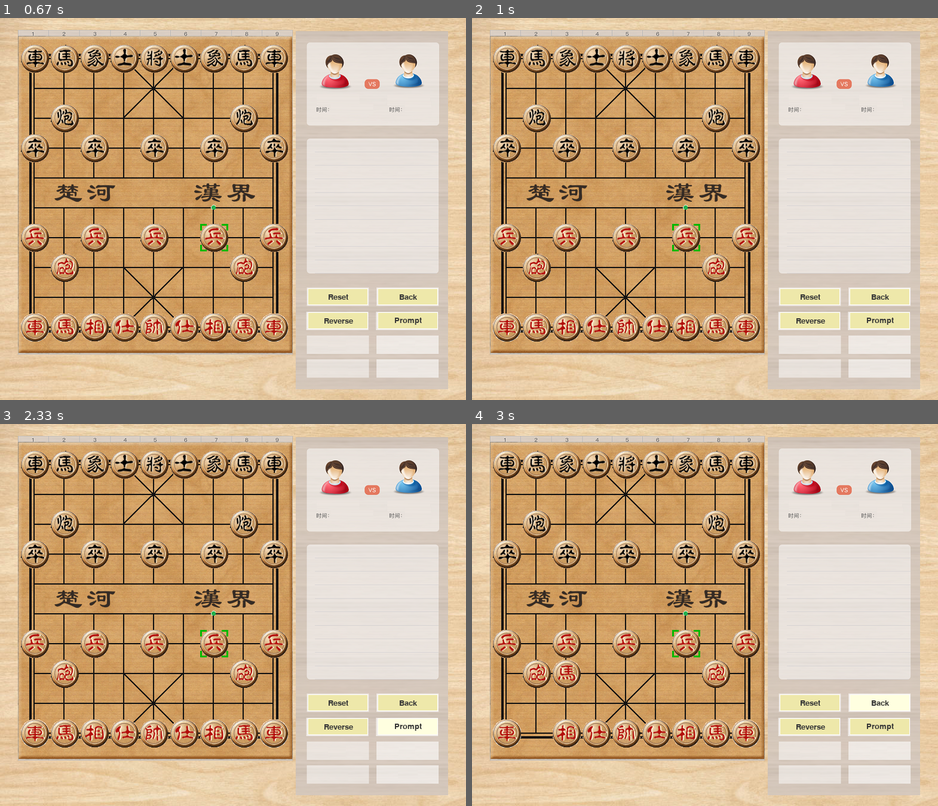
Above: before the commit, frames 1-4 (two rows, left to right).
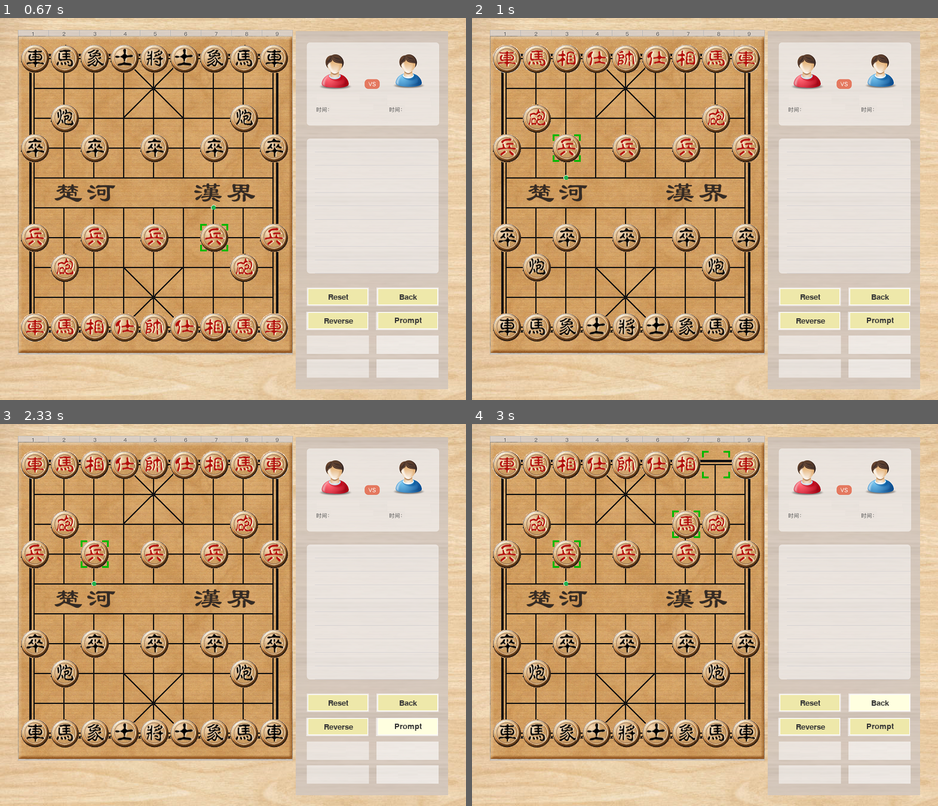
Above: after the commit, the same moments.

Repository: hbuxiaofei/pygame-chess
Game: pygame game, started from new/main.py
The game is run twice, just before and just after one commit, with the same random seed, the same clock (stepped at 60 frames per second) and the same inputs.
Inputs (mouse positions are in pixels of both pictures, inside the frame that each line leads up to):
- Up to frame 1 (0.67 s): click (214, 228) at 0.38 s
- Up to frame 2 (1 s): click "Reverse" at 0.82 s
- Up to frame 3 (2.33 s): move the mouse to (219, 595) at 1.1 s; click (219, 595) at 1.33 s; click "Prompt" at 2.02 s
- Up to frame 4 (3 s): press the mouse at (877, 702) at 2.5 s; move the mouse to (728, 687) at 2.6 s; release the mouse at (574, 676) at 2.73 s

Frame 1 is identical in both runs. In frame 2, 5.8% of the frame differs, in the area x 4-62%, y 7-85%; in frame 3, 5.8%; in frame 4, 6.8%.

Commit message:
support reset reverse back and prompt button
Signed-off-by: lilei <hbu_lilei@163.com>

Diff:
--- a/new/chess/chess.py
+++ b/new/chess/chess.py
@@ -17,18 +17,6 @@
                 self.piece[pc] = i
 
         self.bd.side = get_side_by_fen(fen)
-
-    def get_2d_board(self):
-        rows = 10
-        cols= 9
-        array_2d = [[0] * cols for i in range(rows)]
-        for index in range(16, len(self.piece)):
-            k = self.piece[index]
-            if k:
-                i = k // 16
-                j = k % 16
-                array_2d[i-3][j-3] = index
-        return array_2d
 
     def is_match_side_pc(self, side, pc):
         sidetag = 16 + side * 16
@@ -127,9 +115,10 @@
     def unmake_move(self):
         piece = self.piece
         board = self.bd.board
+        if len(self.movestack) <= 0:
+            return
 
         self.bd.change_side()
-
         p = self.movestack.pop()
         from_pos = p.from_pos
         dest_pos = p.to_pos
@@ -314,12 +303,12 @@
         board = self.bd.board
         side = self.bd.side
 
+        mv_array = []
         sidetag = 16 + 16 * side
         p = piece[sidetag] # 将的位置
         if (not p):
-            return 0
-
-        mv_array = []
+            return mv_array
+
         # 将的走法
         for k in range(4):       # 4个方向
             n = p + KingDir[k]   # n为新的可能走到的位置
@@ -467,4 +456,3 @@
         print(all_move_array[i].from_pos, all_move_array[i].to_pos, end='')
         print("(%d, %d)" %(chs.bd.board[all_move_array[i].from_pos], chs.bd.board[all_move_array[i].to_pos]))
     chs.output_piece()
-    chs.get_2d_board()
--- a/new/chess/chessboard.py
+++ b/new/chess/chessboard.py
@@ -354,8 +354,8 @@
         fen_list[index] = 'w'
     else:
         fen_list[index] = 'b'
-
-    return ("".join(fen_list))
+    fen_string = ("".join(fen_list))
+    return fen_string.strip()
 
 
 def output_board_array(bd_array):
--- a/new/widget/button.py
+++ b/new/widget/button.py
@@ -20,18 +20,21 @@
 
 def _cb_reverse_board(args=None):
     if args != None and "window" in args:
-        print("cb_reverse_board button")
+        window = args["window"]
+        window.reverse_board()
 
 
 def _cb_reset_board(args=None):
     if args != None and "window" in args:
-        print("cb_reset_board button")
+        window = args["window"]
+        window.reset()
 
 
 def _cb_back_board(args=None):
     if args != None and "window" in args:
-        print("cb_back_board button")
-
+        window = args["window"]
+        chess = window.get_chess()
+        chess.unmake_move()
 
 def _cb_board_prompt(args=None):
     if args != None and "window" in args and "engine" in args:
@@ -42,11 +45,11 @@
         chess = window.get_chess()
         cur_fen = get_fen_by_array(chess.get_board(), chess.get_side())
 
-        print(cur_fen)
-
-        (from_pos, to_pos) = engine.put("position fen " + cur_fen + " - - 0 1")
-
-        print(((from_pos//16)-3, (from_pos%16)-3), ((to_pos//16)-3, (to_pos%16)-3))
+        len_movestack = len(chess.movestack)
+        round_num = len_movestack // 2 + 1
+        fen = "position fen " + cur_fen + " - - 0 " + str(round_num)
+        print(fen)
+        (from_pos, to_pos) = engine.put(fen)
         m = ChessboardMove()
         m.from_pos = from_pos
         m.to_pos = to_pos
--- a/new/widget/window.py
+++ b/new/widget/window.py
@@ -29,9 +29,9 @@
 BOARD_TOP = 15 + BOARD_ROW
 
 # 棋盘最大行
-BOARD_MAX_ROW = 9
+BOARD_MAX_ROW = 10
 # 棋盘最大列
-BOARD_MAX_COL = 8
+BOARD_MAX_COL = 9
 # 棋盘格子间隔
 BOARD_GAP = 50
 
@@ -65,23 +65,87 @@
         self.choose_can_move_pos = []
 
         # 象棋
+        self._chs = None
+
+        # 棋盘是否反转
+        self._is_reverse = 0
+
+        self.reset()
+
+    def reset(self):
+        # 选中棋子位置
+        self.choose_pos = None
+
+        # 可以移动的位置
+        self.choose_can_move_pos = []
+
+        # 象棋
         fen = "rnbakabnr/9/1c5c1/p1p1p1p1p/9/9/P1P1P1P1P/1C5C1/9/RNBAKABNR w - - 0 1"
         self._chs = Chess(fen)
 
     def get_chess(self):
         return self._chs
 
+    def convert_pos_2d(self, pos):
+        row = pos//16 - 3
+        col = pos%16 - 3
+        if (self._is_reverse):
+            row = BOARD_MAX_ROW - row -1
+            col = BOARD_MAX_COL - col -1
+        return (row, col)
+
+    def convert_2d_pos(self, d2):
+        (row, col) = d2
+        if (self._is_reverse):
+            row = BOARD_MAX_ROW - row - 1
+            col = BOARD_MAX_COL - col - 1
+        pos = (row+3)*16 + (col+3)
+        return pos
+
+    def reverse_board(self):
+        self._is_reverse = 1 - self._is_reverse
+
+        # 选中棋子位置反转
+        if self.choose_pos != None:
+            row = BOARD_MAX_ROW - self.choose_pos[0] - 1
+            col = BOARD_MAX_COL - self.choose_pos[1] - 1
+            self.choose_pos = (row, col)
+
+        # 可以移动的位置反转
+        if self.choose_can_move_pos != None:
+            pos_list = []
+            for pos in self.choose_can_move_pos:
+                row = BOARD_MAX_ROW - pos[0] - 1
+                col = BOARD_MAX_COL - pos[1] - 1
+                pos_list.append((row, col))
+            self.choose_can_move_pos = pos_list
+
+    def get_2d_board(self):
+        array_2d = [[0] * (BOARD_MAX_COL) for i in range(BOARD_MAX_ROW)]
+        for index in range(16, len(self._chs.piece)):
+            k = self._chs.piece[index]
+            if k:
+                i = k // 16 - 3
+                j = k % 16 - 3
+                if (self._is_reverse):
+                    i = BOARD_MAX_ROW - i - 1
+                    j = BOARD_MAX_COL - j - 1
+                array_2d[i][j] = index
+        return array_2d
+
     def _refresh_chessman(self):
         ''' 刷新所有棋子 '''
 
-        board_2d = self._chs.get_2d_board()
+        board_2d = self.get_2d_board()
         for i in range(len(board_2d)):
             for j in range(len(board_2d[i])):
                 pc = board_2d[i][j]
                 pc_char = int2fen_char(pc)
                 if isinstance(pc_char, str):
-                    left = j * BOARD_GAP + BOARD_LEFT
-                    top = i * BOARD_GAP + BOARD_TOP
+                    row = i
+                    col = j
+                    left = col * BOARD_GAP + BOARD_LEFT
+                    top = row * BOARD_GAP + BOARD_TOP
                     if pc_char.isupper():
                         pc_char = "w_" + pc_char
                     else:
@@ -89,6 +153,21 @@
                     # 显示每个棋子图片
                     self.window.blit(self._chessman_img[pc_char], (left, top))
 
+    def _refresh_last_move(self):
+        if len(self._chs.movestack) > 0:
+            stack_head = self._chs.movestack[-1]
+            last_move = []
+
+            (pos_row, pos_col) = self.convert_pos_2d(stack_head.from_pos)
+            last_move.append((pos_row, pos_col))
+            (pos_row, pos_col) = self.convert_pos_2d(stack_head.to_pos)
+            last_move.append((pos_row, pos_col))
+
+            for pos in last_move:
+                left = pos[1] * BOARD_GAP + BOARD_LEFT
+                top = pos[0] * BOARD_GAP + BOARD_TOP
+                self.window.blit(self._mark_img, (left, top))
+
     def redraw_borad(self):
         ''' 根据每个单元格对应的棋子重绘棋盘 '''
 
@@ -98,45 +177,52 @@
         # 显示所有棋子
         self._refresh_chessman()
 
+        # 显示上一步走法
+        self._refresh_last_move()
+
         # 标记选中的棋子
         if self.choose_pos != None:
-            left = self.choose_pos[1] * BOARD_GAP + BOARD_LEFT
-            top = self.choose_pos[0] * BOARD_GAP + BOARD_TOP
+            row = self.choose_pos[0]
+            col = self.choose_pos[1]
+            left = col * BOARD_GAP + BOARD_LEFT
+            top = row * BOARD_GAP + BOARD_TOP
             self.window.blit(self._mark_img, (left, top))
 
         # 可走的位置
         if self.choose_can_move_pos != None:
             for pos in self.choose_can_move_pos:
-                left = pos[1] * BOARD_GAP + BOARD_LEFT
-                top = pos[0] * BOARD_GAP + BOARD_TOP
+                row = pos[0]
+                col = pos[1]
+                left = col * BOARD_GAP + BOARD_LEFT
+                top = row * BOARD_GAP + BOARD_TOP
                 self.window.blit(self._can_move_img, (left, top))
 
         # 刷新操作面板
         self.oper_panel.refresh()
 
-    def choose_chessman(self, row, col):
+    def _choose_chessman(self, row, col):
         ''' 选择棋子 '''
 
-        board_2d = self._chs.get_2d_board()
+        board_2d = self.get_2d_board()
         if board_2d[row][col] != 0:
             side = self._chs.get_side()
-            pos = (row+3) * 16 + (col+3)
+            pos = self.convert_2d_pos((row, col))
             pc = self._chs.get_board()[pos]
             if self._chs.is_match_side_pc(side, pc):
                 self.choose_pos = (row, col)
                 self.choose_can_move_pos = []
                 for k in self._chs.get_can_move_list(pos):
-                    self.choose_can_move_pos.append((k//16-3, k%16-3))
+                    self.choose_can_move_pos.append(self.convert_pos_2d(k))
 
     def move_chessman(self, row, col):
         ''' 移动棋子 '''
 
         if (row >= 0 and row < 10) and (col >= 0 and col < 9):
-            pos = (row+3) * 16 + (col+3)
+            pos = self.convert_2d_pos((row, col))
             board = self._chs.get_board()
             if self.choose_pos != None:
                 m = ChessboardMove()
-                m.from_pos = (self.choose_pos[0]+3) * 16 + (self.choose_pos[1]+3)
+                m.from_pos = self.convert_2d_pos(self.choose_pos)
                 m.to_pos = pos
                 if self._chs.check_move(m):
                     # 移动
@@ -144,6 +230,6 @@
                     self.choose_pos = None
                     self.choose_can_move_pos = []
                 else:
-                    self.choose_chessman(row, col)
+                    self._choose_chessman(row, col)
             else:
-                self.choose_chessman(row, col)
+                self._choose_chessman(row, col)
